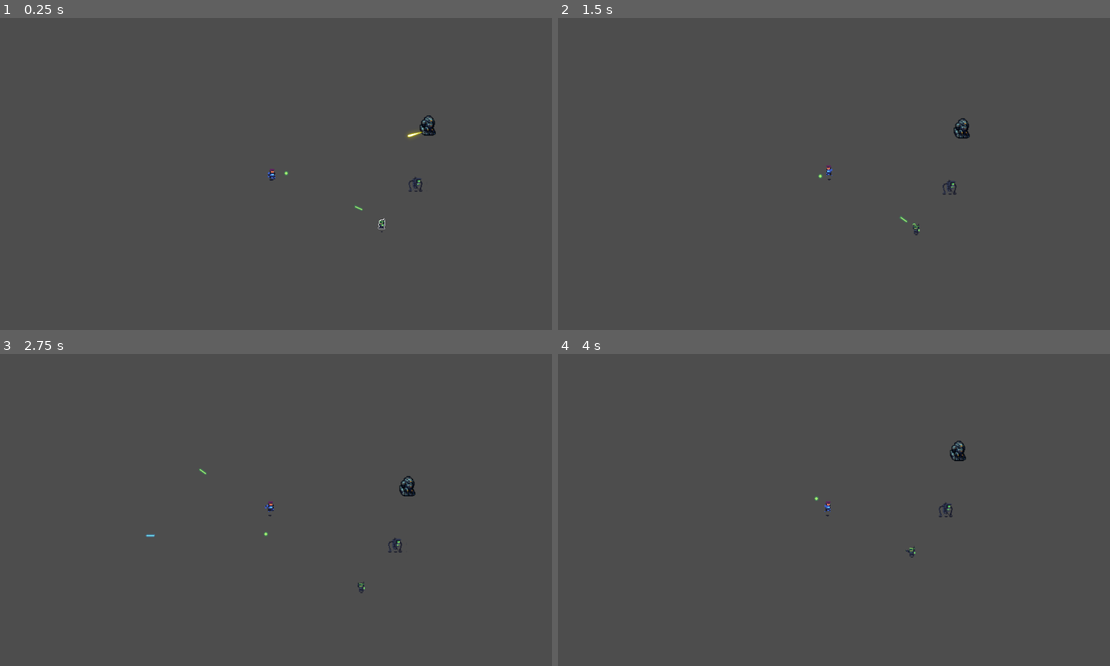
Above: before the commit, frames 1-4 (two rows, left to right).
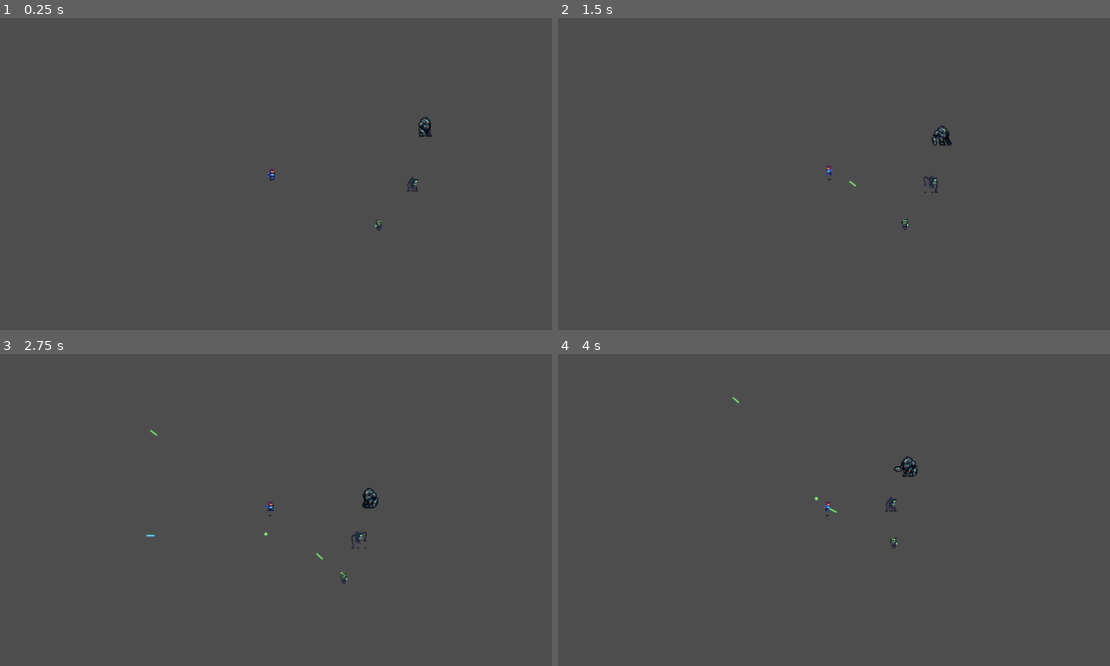
Above: after the commit, the same moments.

Repository: GerardinClement/Gamejam_forge
Game: Godot game, scene res://AnimatedCharacters/playerAndEnemy.tscn
Same seed, same stepped clock (60 frames per second), same inputs: the game is played once before the commit and once after it. This scene is started directly instead of the project's main scene.
Inputs (mouse positions are in pixels of both pictures, inside the frame that each line leads up to):
- Up to frame 1 (0.25 s): no input
- Up to frame 2 (1.5 s): move the mouse to (955, 158) at 0.52 s; move the mouse to (723, 189) at 1.27 s
- Up to frame 3 (2.75 s): move the mouse to (331, 441) at 2.02 s
- Up to frame 4 (4 s): move the mouse to (806, 572) at 2.77 s; move the mouse to (999, 556) at 3.52 s

The runs differ from the first frame. In frame 1, 0.3% of the frame differs, in the area x 51-79%, y 31-69%; in frame 2, 0.5%; in frame 3, 0.5%, in the area x 27-76%, y 24-77%; in frame 4, 0.5%.
Error before the commit: Invalid access to property or key 'global_position' on a base object of type 'null instance'. (res://ennemies.gd:56)
Error after the commit: Invalid access to property or key 'global_position' on a base object of type 'null instance'. (res://ennemies.gd:52)

Commit message:
Enemies follow the player and shoot him from the right side

Diff:
--- a/AnimatedCharacters/Enemies/human/human.tscn
+++ b/AnimatedCharacters/Enemies/human/human.tscn
@@ -209,7 +209,7 @@
 
 [node name="animations" type="AnimatedSprite2D" parent="."]
 sprite_frames = SubResource("SpriteFrames_lyqgq")
-animation = &"moveLeft"
+animation = &"moveRight"
 
 [node name="Timer" type="Timer" parent="."]
 one_shot = true
--- a/AnimatedCharacters/Enemies/octopus/octopus.tscn
+++ b/AnimatedCharacters/Enemies/octopus/octopus.tscn
@@ -321,7 +321,6 @@
 frame_progress = 0.319514
 
 [node name="Timer" type="Timer" parent="."]
-one_shot = true
 
 [node name="gunPos" type="Marker2D" parent="."]
 position = Vector2(2, -1)
--- a/ennemies.gd
+++ b/ennemies.gd
@@ -14,11 +14,6 @@
 	animations = get_node("animations")
 
 func _process(delta):
-	if !canShoot:
-		shoot()
-		canShoot = true
-		$Timer.start()
-
 	if $Timer.is_stopped() && global_position.distance_to(player.global_position) < 200:
 		hasShot = false
 		if position.x < player.position.x:
@@ -26,18 +21,19 @@
 		else:
 			animations.set_flip_h(true)
 		animations.play("shootRight")
-		$Timer.set_wait_time(1)
 		$Timer.start()
 
-	if checkFrame() && !hasShot:
+	if checkFrame() && !hasShot && global_position.distance_to(player.global_position) < 200:
+		hasShot = true
+		print("here")
 		shoot()
-		hasShot = true
 
 func _physics_process(delta):
 	playerPos = player.position
 	enemyPos = (playerPos - position).normalized()
 	velocity = global_position.direction_to(player.global_position)
-	if animations.is_playing && animations.animation != "moveRight":
+	if animations.is_playing && animations.animation != "moveRight" && animations.animation != "idle" && global_position.distance_to(player.global_position) < 200:
+		print(animations.animation)
 		return
 	if position.x > 0:
 		animations.set_flip_h(false)
--- a/tile_map.tscn
+++ b/tile_map.tscn
@@ -4847,10 +4847,9 @@
 collision_mask = 0
 
 [node name="mech" parent="." instance=ExtResource("6_dqmgf")]
-position = Vector2(-37, -103)
-scale = Vector2(1.5, 1.5)
+position = Vector2(114, -103)
 collision_mask = 9
 
 [node name="human" parent="." instance=ExtResource("5_g1cfj")]
-position = Vector2(130, -119)
+position = Vector2(-109, -90)
 collision_mask = 9
